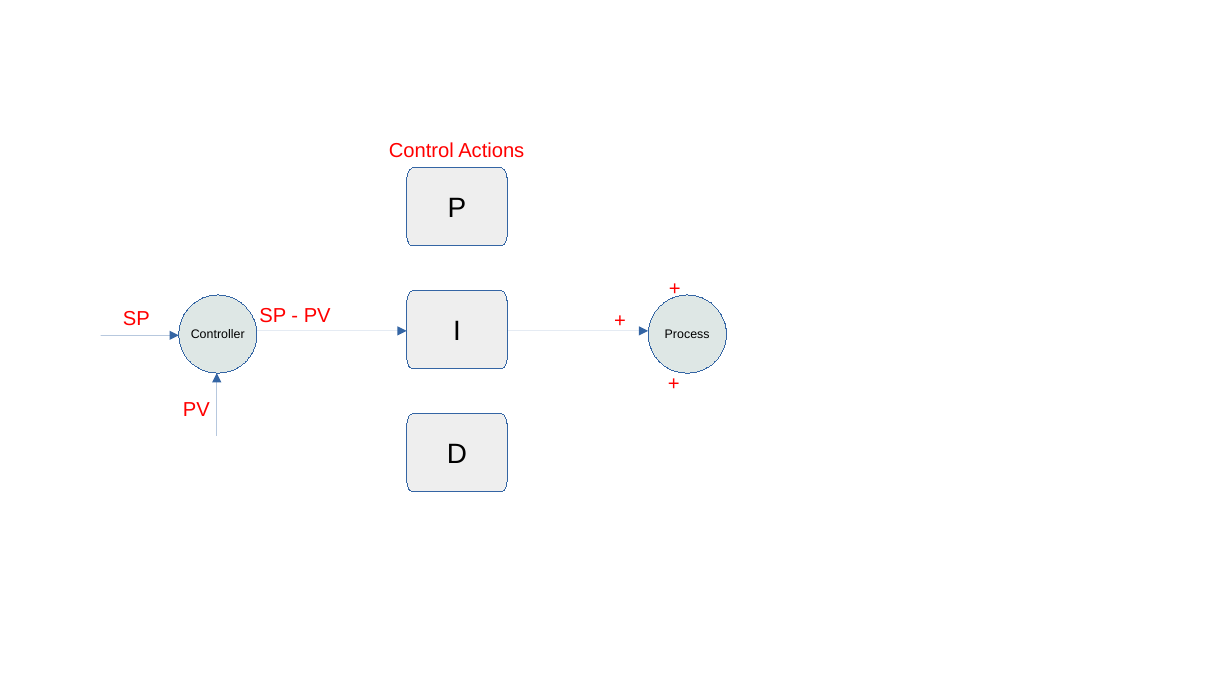
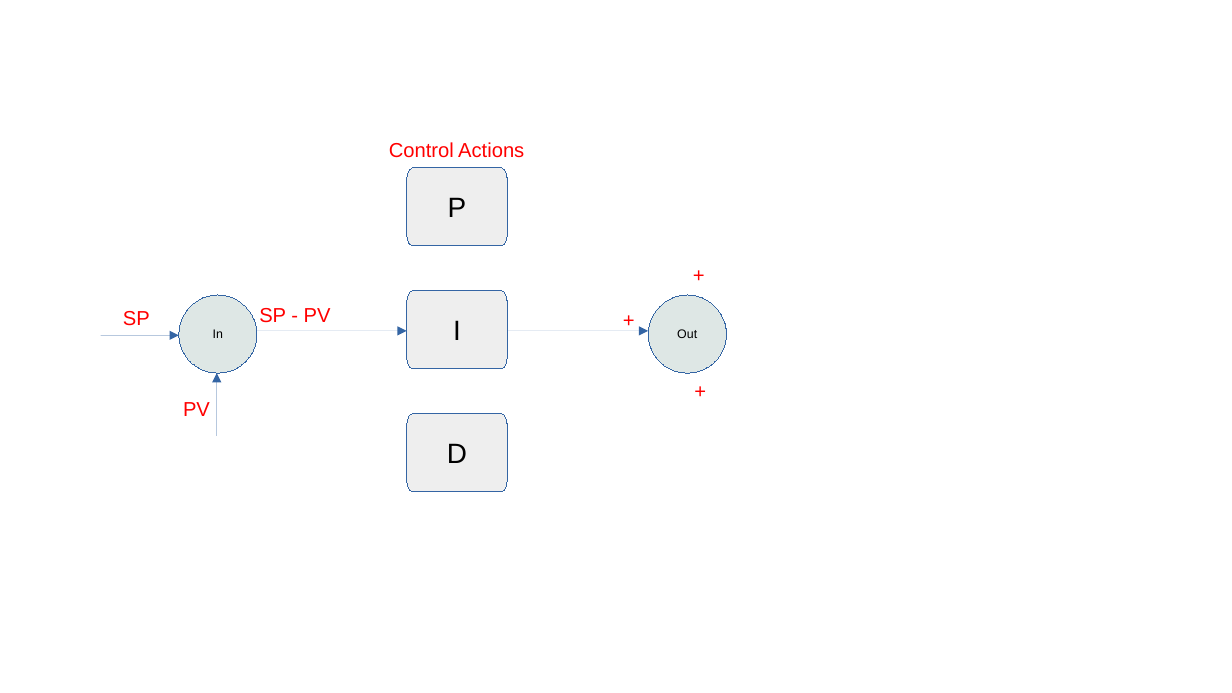
Before and after one commit to mre/navo-docs, a slide deck: slide 2 of docs/assets/misc/images.pptx. Drawn at 1232x693 pixels with LibreOffice and Linux fonts; fonts in the diff are those of the drawing. Boxes give left, top, right and bottom in pixels: in the first picture for what was removed or moved away, otherwise in the second. Text is boxed around its words. In the diff, an @@ line names an element or a change of style, - is before the commit and + after.

```diff
--- a/docs/assets/misc/images.pptx
+++ b/docs/assets/misc/images.pptx
@@ text "+": place and size @@
-text "+" at box(658, 271, 692, 304)
+text "+" at box(682, 257, 715, 291)
@@ text in ellipse at box(213, 329, 223, 338): text changed @@
-Controller
+In
@@ text "+": place and size @@
-text "+" at box(604, 302, 637, 335)
+text "+" at box(613, 302, 646, 335)
@@ text in ellipse at box(677, 329, 697, 338): text changed @@
-Process
+Out
@@ text "+": place and size @@
-text "+" at box(657, 364, 691, 398)
+text "+" at box(683, 373, 717, 407)
```
Also in this commit, not shown: 1 other slide changed, 1 other file.
